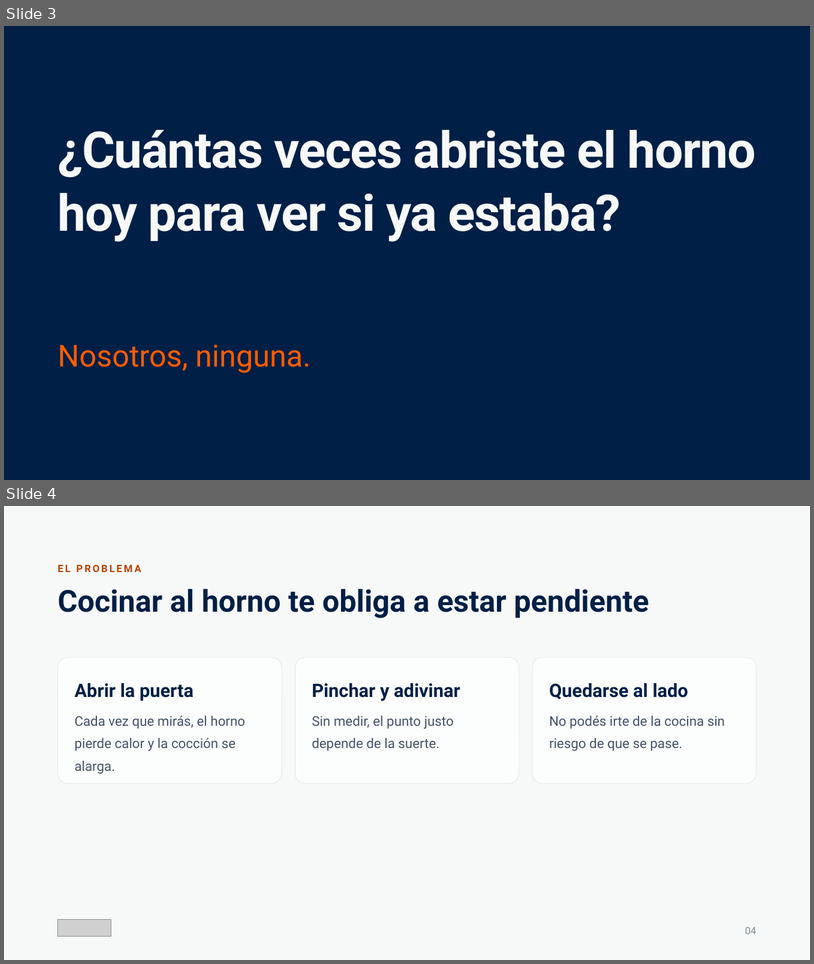
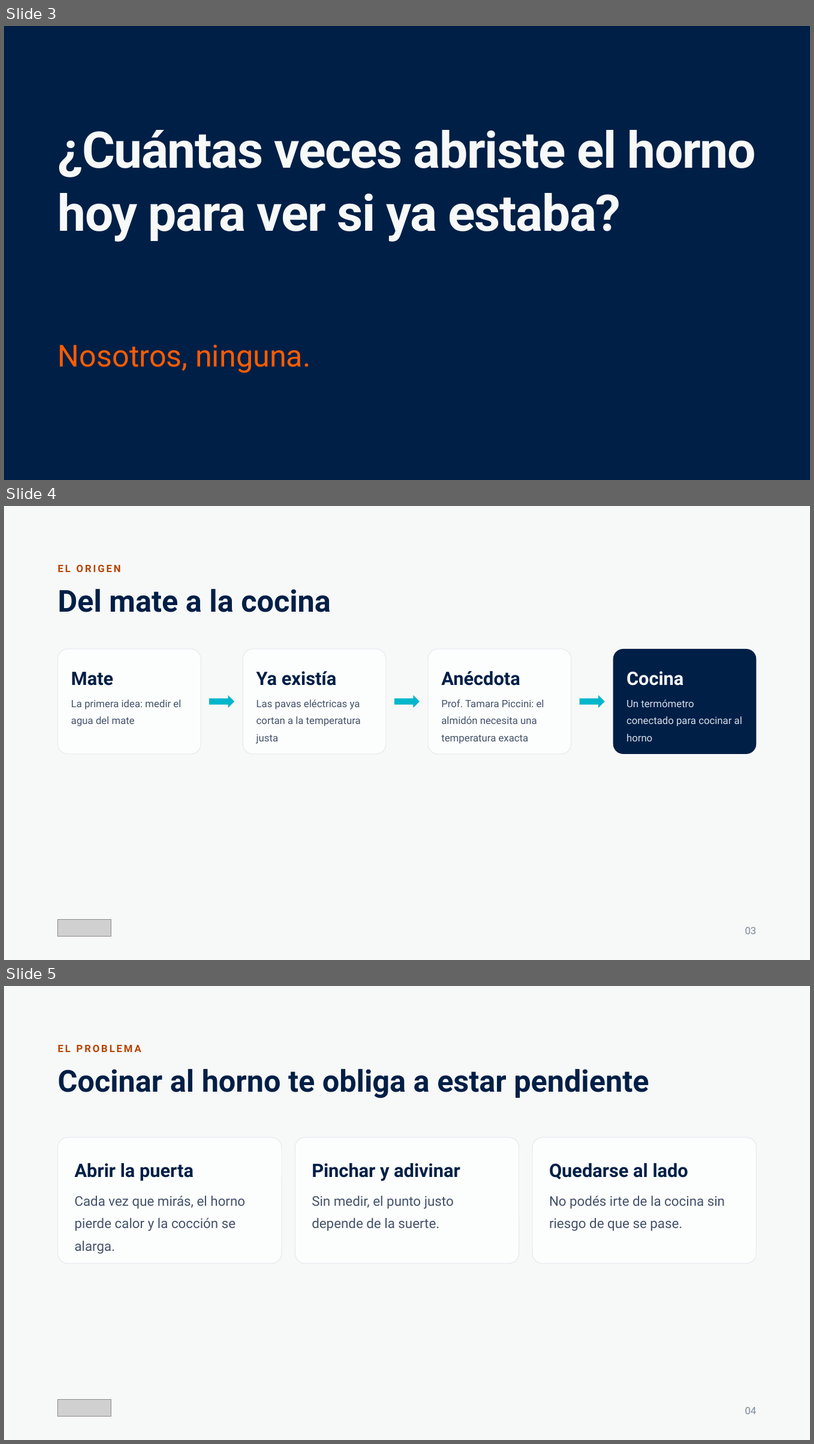
Before and after one commit to Code7C26/TermaLab, a slide deck: entregables/Pitch_Final_TermaLab.pptx. Shown one above the other, each under a label of ours: slides 3 and 4 before the commit, slides 3, 4 and 5 after it. The pictures are 814x964 and 814x1444 pixels, drawn with LibreOffice and Linux fonts; fonts in the diff are those of the drawing; grey boxes stand for pictures. Boxes give left, top, right and bottom in pixels: in the first picture for what was removed or moved away, otherwise in the second. Text is boxed around its words. In the diff, an @@ line names an element or a change of style, - is before the commit and + after.

```diff
--- a/entregables/Pitch_Final_TermaLab.pptx
+++ b/entregables/Pitch_Final_TermaLab.pptx
@@ slide 4 added at (4,506,810,960), background #F7F8F8 @@
@@ text added at (58,565,121,572), 12 pt, text #B84300, bold @@
+EL ORIGEN
@@ text added at (58,589,331,612), 36 pt, text #001F46, bold @@
+Del mate a la cocina
@@ rounded rectangle added at (58,649,201,754), fill #FCFDFD, outline #DCE3E8 0.5 pt @@
@@ rounded rectangle added at (243,649,386,754), fill #FCFDFD, outline #DCE3E8 0.5 pt @@
@@ rounded rectangle added at (428,649,572,754), fill #FCFDFD, outline #DCE3E8 0.5 pt @@
@@ rounded rectangle added at (614,649,757,754), fill #001F46 @@
@@ text added at (71,672,113,685), 22 pt, text #001F46, bold @@
+Mate
@@ text added at (257,671,337,685), 22 pt, text #001F46, bold @@
+Ya existía
@@ text added at (441,671,520,685), 22 pt, text #001F46, bold @@
+Anécdota
@@ text added at (627,671,684,685), 22 pt, text #F7F8F8, bold @@
+Cocina
@@ text added at (71,699,181,726), 12 pt, text #44526A @@
+La primera idea: medir el agua del mate
@@ right arrow added at (210,695,235,708), fill #00B6CB @@
@@ text added at (257,699,361,744), 12 pt, text #44526A @@
+Las pavas eléctricas ya cortan a la temperatura justa
@@ right arrow added at (395,695,420,708), fill #00B6CB @@
@@ text added at (441,699,545,744), 12 pt, text #44526A @@
+Prof. Tamara Piccini: el almidón necesita una temperatura exacta
@@ right arrow added at (580,695,605,708), fill #00B6CB @@
@@ text added at (627,699,743,741), 12 pt, text #D5DEEA @@
+Un termómetro conectado para cocinar al horno
@@ picture added at (58,919,111,936) @@
@@ text added at (746,927,757,934), 12 pt, text #7B8B98 @@
+03
@@ what was slide 4 is now slide 5 @@
```
Also in this commit, not shown: 4 other files.
